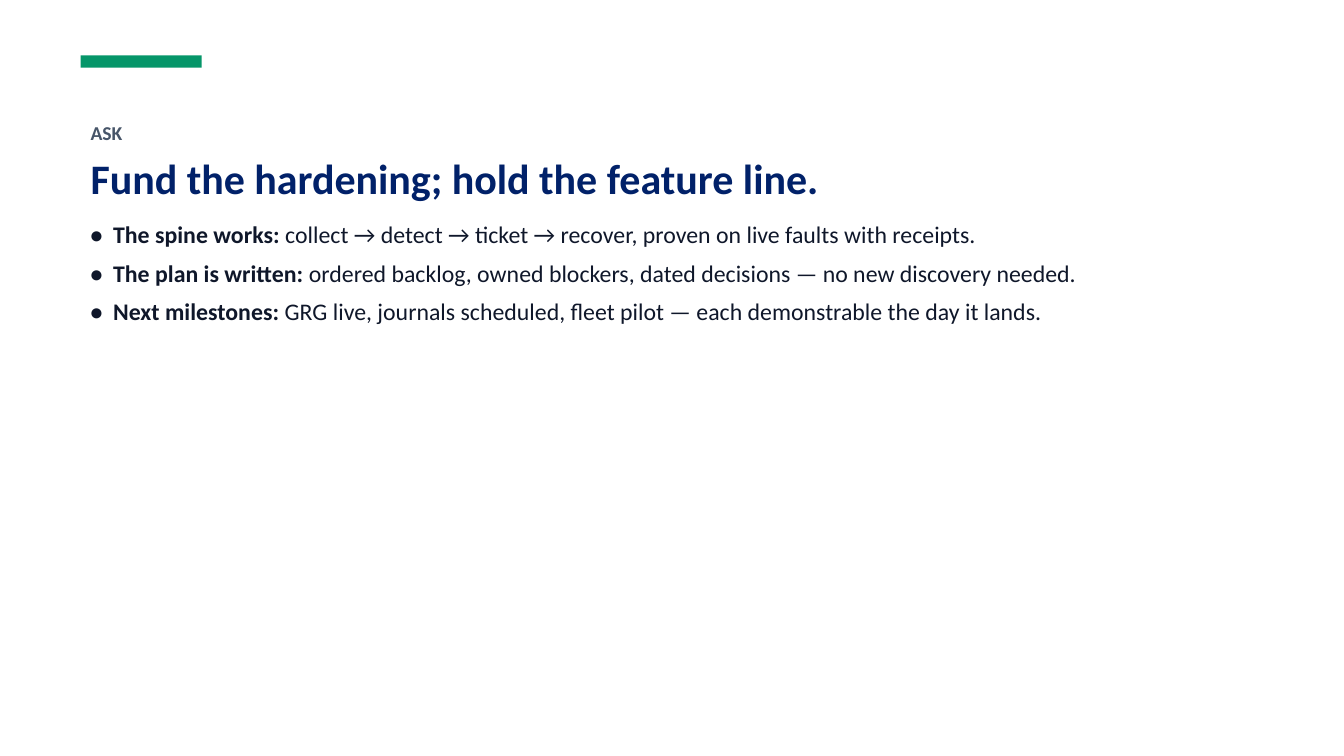
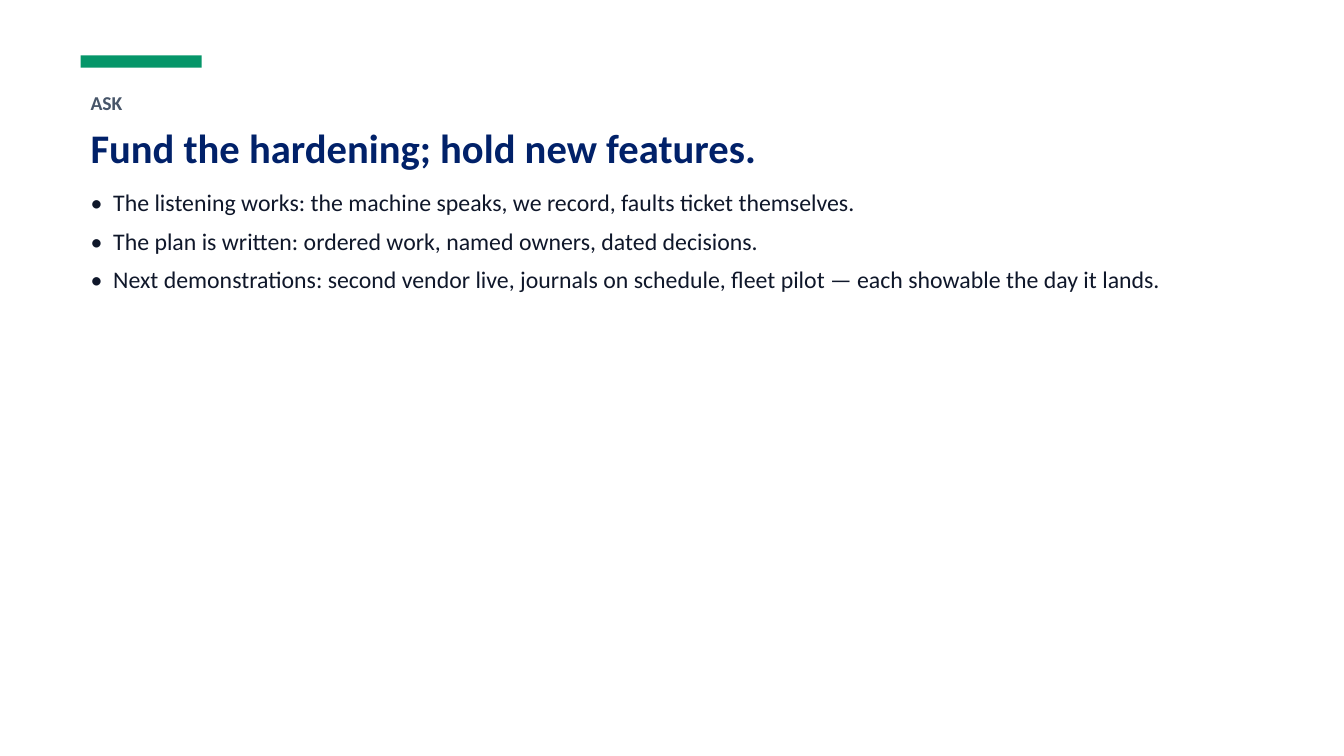
Before and after one commit to teddyhabtamu/Dashen-Bank-ATM-monitoring-system, a slide deck: slide 12 of docs/ATM_Monitoring_Status_2026-10-13.pptx. Drawn at 1344x756 pixels with LibreOffice and Linux fonts; fonts in the diff are those of the drawing. Boxes give left, top, right and bottom in pixels: in the first picture for what was removed or moved away, otherwise in the second. Text is boxed around its words. In the diff, an @@ line names an element or a change of style, - is before the commit and + after.

```diff
--- a/docs/ATM_Monitoring_Status_2026-10-13.pptx
+++ b/docs/ATM_Monitoring_Status_2026-10-13.pptx
@@ text at [91,134,1159,292]: text changed @@
-Fund the hardening; hold the feature line.
-• The spine works: collect → detect → ticket → recover, proven on live faults with receipts.
-• The plan is written: ordered backlog, owned blockers, dated decisions — no new discovery needed.
-• Next milestones: GRG live, journals scheduled, fleet pilot — each demonstrable the day it lands.
+Fund the hardening; hold new features.
+• The listening works: the machine speaks, we record, faults ticket themselves.
+• The plan is written: ordered work, named owners, dated decisions.
+• Next demonstrations: second vendor live, journals on schedule, fleet pilot — each showable the day it lands.
```
Also in this commit, not shown: 7 other slides changed, 4 slides added, 4 slides removed.
